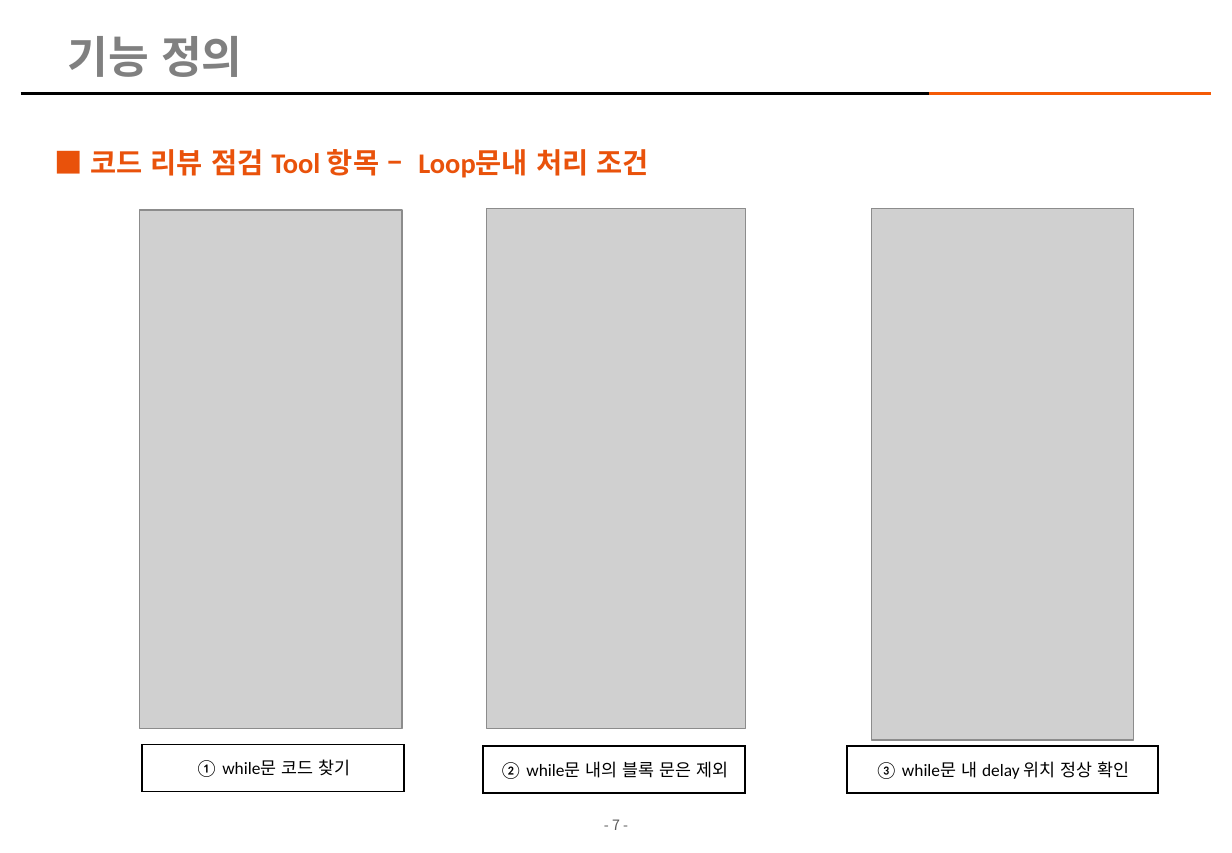
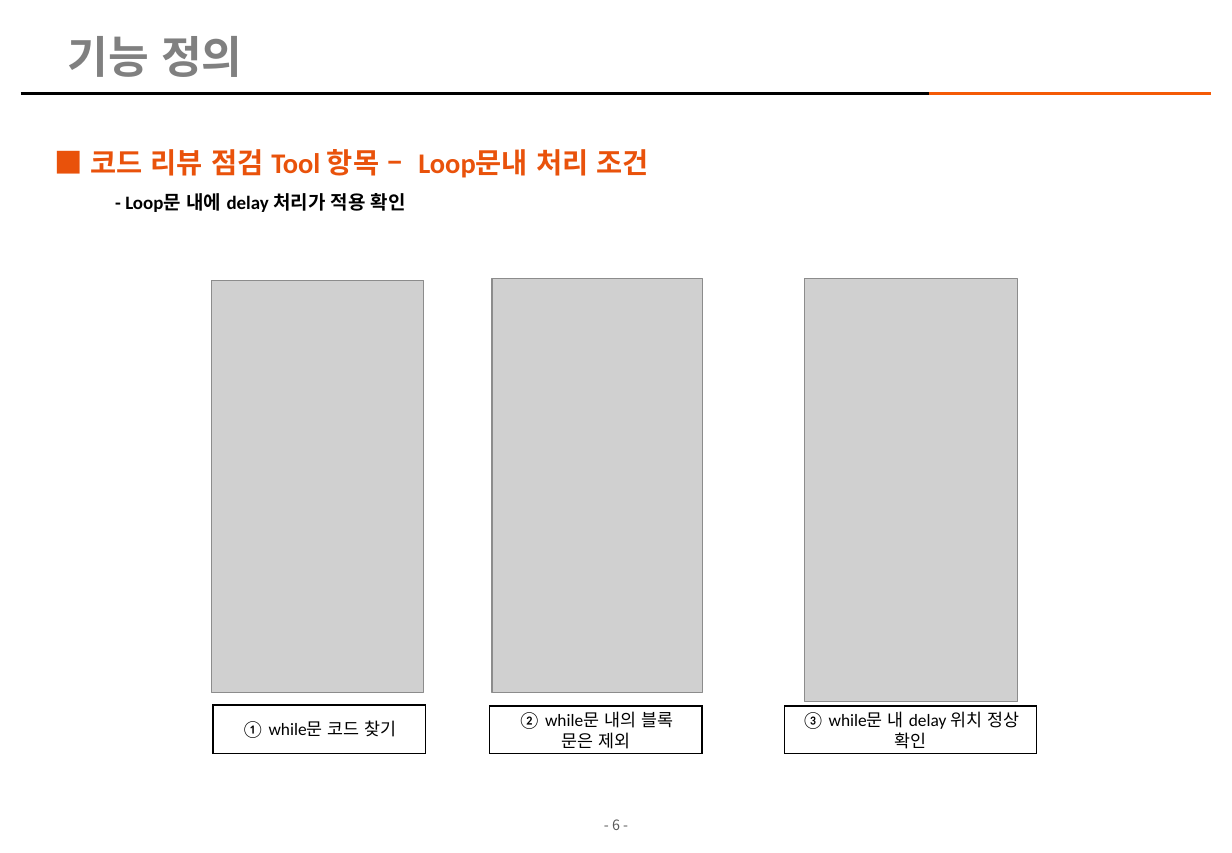
Before and after one commit to kimhopepa/PythonPjt, a slide deck: slide 6 of CodeReviewTool/doc/CodeReview_점검_Tool_개발계획서_rev06.pptx (slide 7 before the commit). Drawn at 1232x853 pixels with LibreOffice and Linux fonts; fonts in the diff are those of the drawing; grey boxes stand for pictures; background and template pictures are left out. Boxes give left, top, right and bottom in pixels: in the first picture for what was removed or moved away, otherwise in the second. Text is boxed around its words. In the diff, an @@ line names an element or a change of style, - is before the commit and + after.

```diff
--- a/CodeReviewTool/doc/CodeReview_점검_Tool_개발계획서_rev06.pptx
+++ b/CodeReviewTool/doc/CodeReview_점검_Tool_개발계획서_rev06.pptx
@@ text at box(125, 193, 406, 212): paragraph added @@
+  - Loop문 내에 delay 처리가 적용 확인
@@ picture: place and size @@
-picture at box(140, 210, 403, 729)
+picture at box(212, 280, 424, 692)
@@ picture: place and size @@
-picture at box(486, 208, 745, 728)
+picture at box(493, 279, 703, 693)
@@ picture: place and size @@
-picture at box(871, 208, 1134, 741)
+picture at box(804, 279, 1017, 702)
@@ rectangle "① while문 코드 찾기": place and size @@
-rectangle "① while문 코드 찾기" at box(142, 745, 405, 792)
+rectangle "① while문 코드 찾기" at box(213, 705, 425, 754)
@@ rectangle "② while문 내의 블록 문은 ...": place and size @@
-rectangle "② while문 내의 블록 문은 ..." at box(483, 746, 746, 793)
+rectangle "② while문 내의 블록 문은 ..." at box(489, 706, 702, 754)
@@ rectangle "③ while문 내 delay 위치 ...": place and size @@
-rectangle "③ while문 내 delay 위치 ..." at box(847, 746, 1158, 793)
+rectangle "③ while문 내 delay 위치 ..." at box(785, 706, 1037, 754)
@@ page number at box(612, 819, 620, 830): text changed @@
-- 7 -
+- 6 -
```
Also in this commit, not shown: 2 other slides changed, 1 slide removed, 6 other files.
